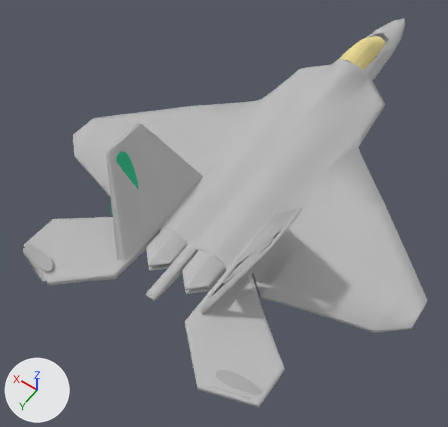
The Blender file gSources/F_22_Raptor.blend, before and after one commit.
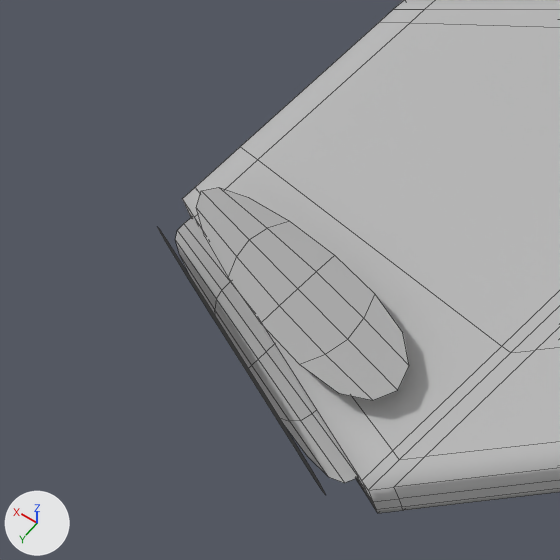
The first picture shows the older version from a 50 mm camera at (-3.6, 7.14, 7.16) aimed at (0.26, 1.73, -1.33). The close-ups show both versions on the part from 0% to 16% of the width and 51% to 68% of the height of that picture; other places that the commit changed are outside them. Lighting does not change. The marker at lower left points along +X, +Y and +Z. The close-ups show mesh edges as thin lines.

The first close-up shows 'LeftElevator', 'f22'.
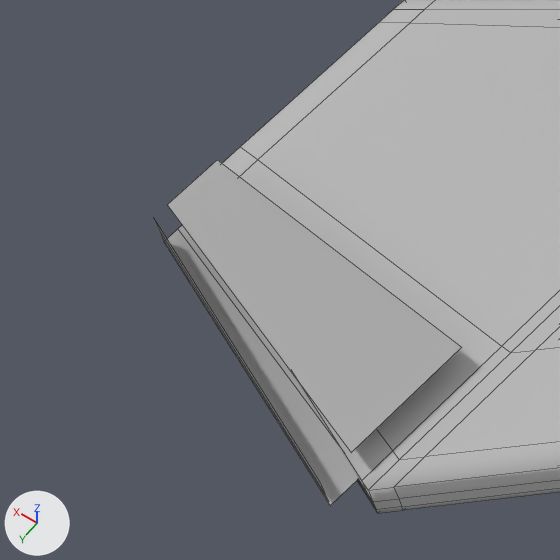
Where the newer file only moved an object's origin or applied its transform, the numbers keep the older frame.

Where the change shows, as pixel boxes (x1, y1, x2, y2) in the close-ups (560 x 560 px):
'LeftElevator', modifiers changed (22% wider, 13% taller): before (158, 187, 409, 494); after (154, 160, 461, 506)

What changed in the scene script:
```text
Change ob_leftelevator:
    remove _m = ob_leftelevator.modifiers.new('Subsurf', 'SUBSURF')
    remove _m.levels = 2
```
